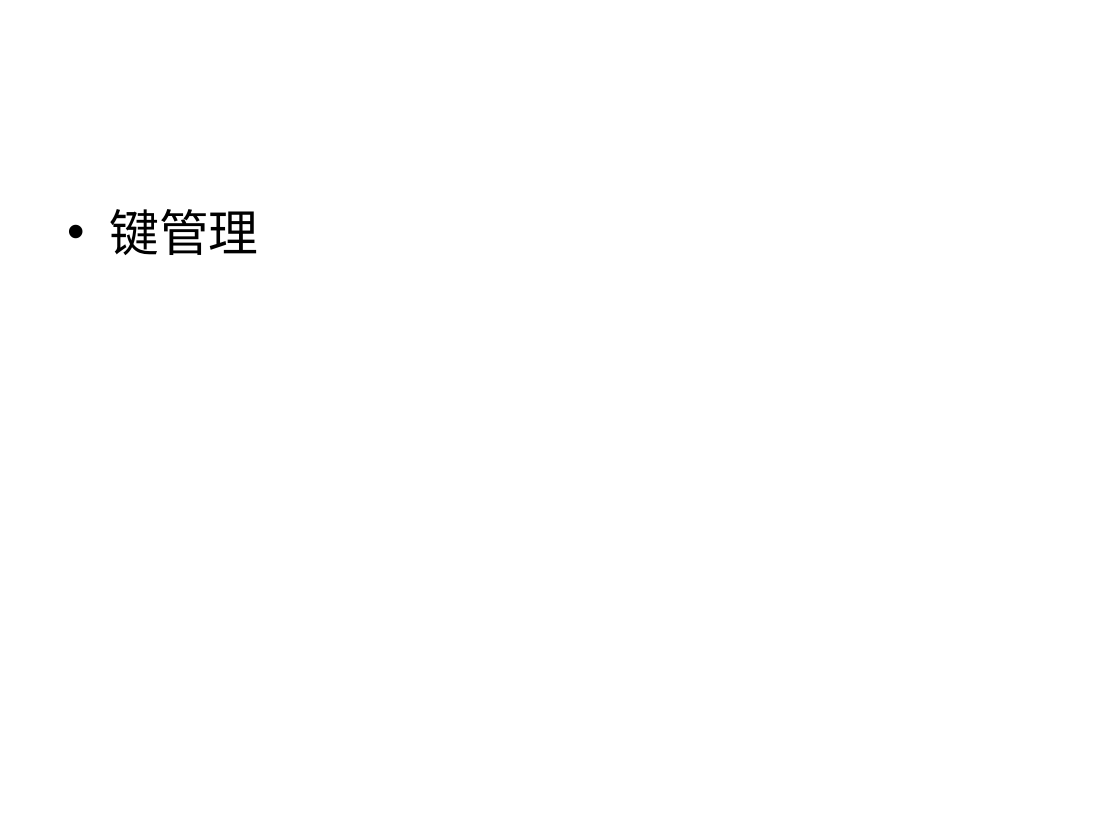
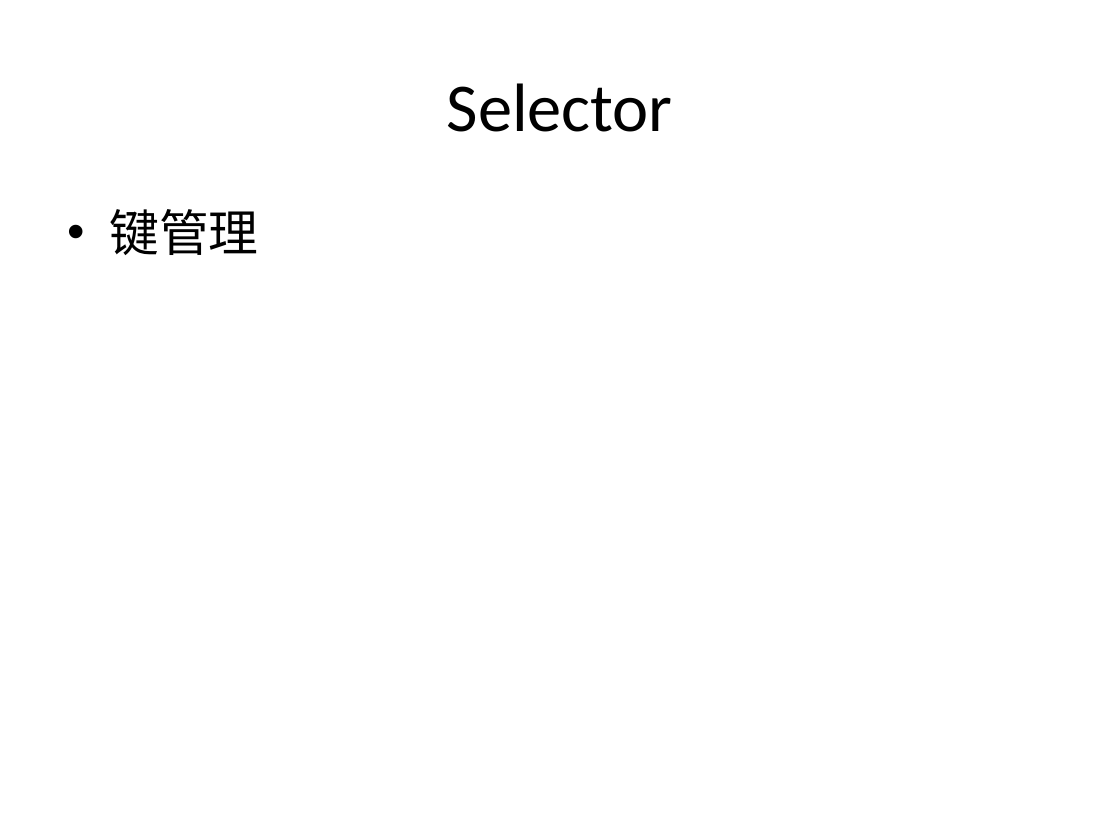
Before and after one commit to guhanjie/Knowledge-sharing, a slide deck: slide 45 of 扒一扒Java IO那些事儿.pptx (slide 43 before the commit). Drawn at 1120x840 pixels with LibreOffice and Linux fonts; fonts in the diff are those of the drawing. Boxes give left, top, right and bottom in pixels: in the first picture for what was removed or moved away, otherwise in the second. Text is boxed around its words. In the diff, an @@ line names an element or a change of style, - is before the commit and + after.

```diff
--- a/扒一扒Java IO那些事儿.pptx
+++ b/扒一扒Java IO那些事儿.pptx
@@ title added at [447,83,673,132], 44 pt, text #000000 @@
+Selector
```
Also in this commit, not shown: 3 other slides changed, 3 slides added, 1 slide removed.
